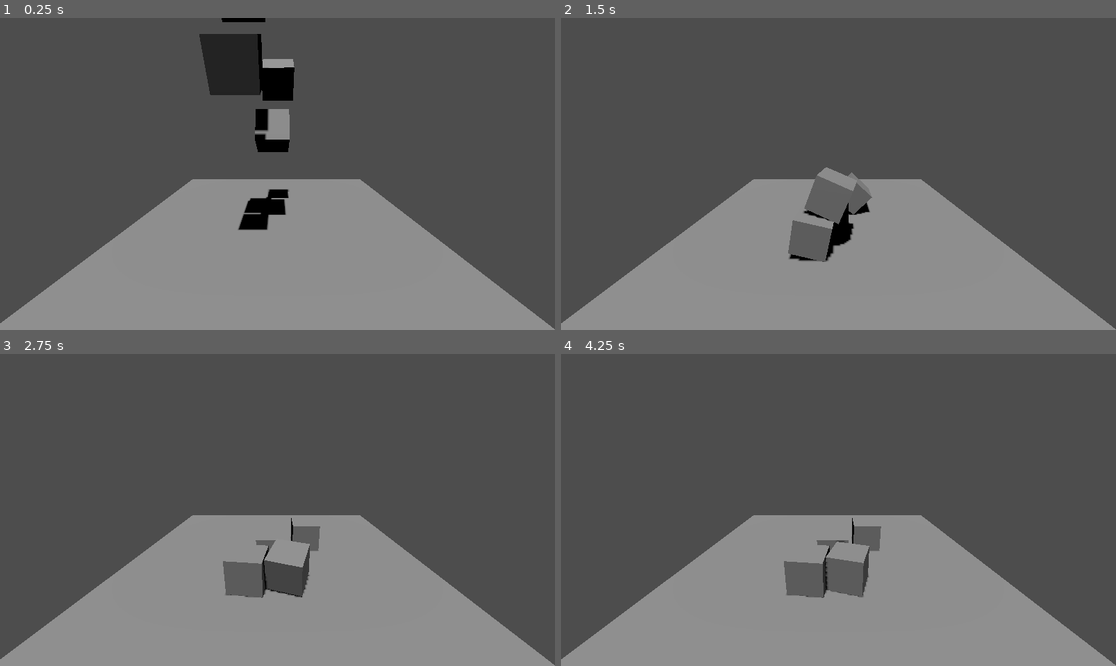
Above: before the commit, frames 1-4 (two rows, left to right).
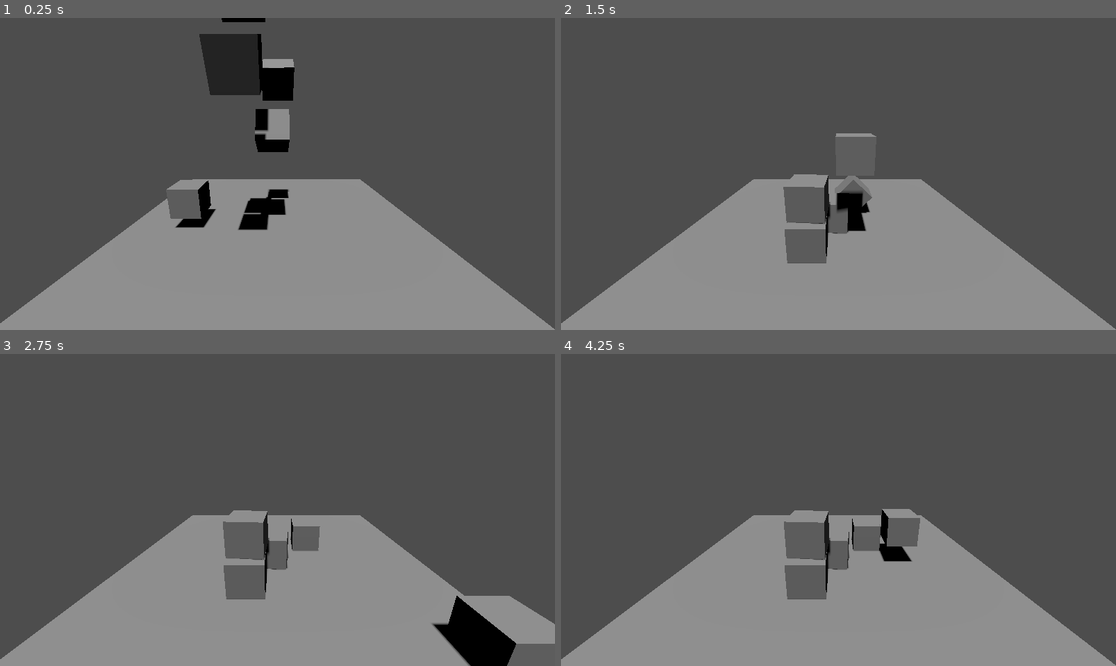
Above: after the commit, the same moments.

Repository: Dashanimus/3D_Platformer_DEMO
Game: Godot game, scene res://scn/levels/level1/level_1.tscn
The game is run twice, just before and just after one commit, with the same random seed, the same clock (stepped at 60 frames per second) and the same inputs. The project has no main scene, so this scene is started directly.
Inputs:
- Up to frame 1 (0.25 s): no input
- Up to frame 2 (1.5 s): tap Enter (ui_accept) at 0.5, 0.6, 0.77, 1.07, 1.35 s; hold Right (ui_right) 0.53-1.28 s; hold Down (ui_down) from 1.28 s (still down)
- Up to frame 3 (2.75 s): tap Enter (ui_accept) at 1.52, 1.82, 2.1 s; release Down (ui_down) at 2.03 s; hold Right (ui_right) from 2.03 s (still down)
- Up to frame 4 (4.25 s): release Right (ui_right) at 2.78 s; hold Up (ui_up) 2.78-3.53 s; tap Enter (ui_accept) at 2.85, 3.02, 3.32, 3.6, 3.77, 4.07 s; hold Left (ui_left) from 3.53 s (still down)

The runs differ from the first frame. In frame 1, 0.9% of the frame differs, in the area x 30-39%, y 51-68%; in frame 2, 2.3%; in frame 3, 5.7%, in the area x 40-100%, y 50-100%; in frame 4, 3.1%.

Commit message:
Lesson 3 Commit

Diff:
--- a/scn/levels/level1/level_1.tscn
+++ b/scn/levels/level1/level_1.tscn
@@ -1,6 +1,7 @@
-[gd_scene load_steps=4 format=3 uid="uid://bd3vna25w7f45"]
+[gd_scene load_steps=5 format=3 uid="uid://bd3vna25w7f45"]
 
 [ext_resource type="PackedScene" uid="uid://d402t4h56qfp" path="res://scn/objects/block/block.tscn" id="1_yarac"]
+[ext_resource type="PackedScene" uid="uid://vlapvm56tbkt" path="res://scn/objects/player/player.tscn" id="2_8b77e"]
 
 [sub_resource type="BoxMesh" id="BoxMesh_fgtdq"]
 size = Vector3(10, 0.5, 10)
@@ -27,14 +28,19 @@
 transform = Transform3D(1, 0, 0, 0, 0.369747, 0.929133, 0, -0.929133, 0.369747, 0, 8.03836, 0)
 shadow_enabled = true
 
-[node name="Block1" parent="." instance=ExtResource("1_yarac")]
+[node name="Blocks" type="Node3D" parent="."]
+
+[node name="Block1" parent="Blocks" instance=ExtResource("1_yarac")]
 transform = Transform3D(1, 0, 0, 0, -0.318959, -0.947768, 0, 0.947768, -0.318959, -0.775791, 5.21091, 1.77925)
 
-[node name="Block2" parent="." instance=ExtResource("1_yarac")]
+[node name="Block2" parent="Blocks" instance=ExtResource("1_yarac")]
 transform = Transform3D(0.999816, -0.00991618, 0.0164381, -7.48572e-08, -0.856267, -0.516533, 0.0191974, 0.516438, -0.856109, -0.717345, 6.96281, 1.07291)
 
-[node name="Block3" parent="." instance=ExtResource("1_yarac")]
+[node name="Block3" parent="Blocks" instance=ExtResource("1_yarac")]
 transform = Transform3D(1, 0, 0, 0, 0.856267, 0.516533, 0, -0.516533, 0.856267, -0.0783806, 3.69125, -0.0985224)
 
-[node name="Block4" parent="." instance=ExtResource("1_yarac")]
+[node name="Block4" parent="Blocks" instance=ExtResource("1_yarac")]
 transform = Transform3D(0.999816, 0.00991594, 0.0164381, 0.00151609, -0.894381, 0.447303, 0.0191374, -0.447196, -0.894231, 0.0854287, 5.32723, -0.904209)
+
+[node name="Player" parent="." instance=ExtResource("2_8b77e")]
+transform = Transform3D(1, 0, 0, 0, 1, 0, 0, 0, 1, -2.92084, 1.45633, 0)
--- /dev/null
+++ b/scn/objects/player/player.gd
@@ -0,0 +1,28 @@
+extends CharacterBody3D
+
+
+const SPEED = 5.0
+const JUMP_VELOCITY = 4.5
+
+
+func _physics_process(delta: float) -> void:
+	# Add the gravity.
+	if not is_on_floor():
+		velocity += get_gravity() * delta
+
+	# Handle jump.
+	if Input.is_action_just_pressed("ui_accept") and is_on_floor():
+		velocity.y = JUMP_VELOCITY
+
+	# Get the input direction and handle the movement/deceleration.
+	# As good practice, you should replace UI actions with custom gameplay actions.
+	var input_dir := Input.get_vector("ui_left", "ui_right", "ui_up", "ui_down")
+	var direction := (transform.basis * Vector3(input_dir.x, 0, input_dir.y)).normalized()
+	if direction:
+		velocity.x = direction.x * SPEED
+		velocity.z = direction.z * SPEED
+	else:
+		velocity.x = move_toward(velocity.x, 0, SPEED)
+		velocity.z = move_toward(velocity.z, 0, SPEED)
+
+	move_and_slide()
--- /dev/null
+++ b/scn/objects/player/player.tscn
@@ -0,0 +1,16 @@
+[gd_scene load_steps=4 format=3 uid="uid://vlapvm56tbkt"]
+
+[ext_resource type="Script" uid="uid://bu0babjqq341u" path="res://scn/objects/player/player.gd" id="1_lky7c"]
+
+[sub_resource type="BoxMesh" id="BoxMesh_7js1h"]
+
+[sub_resource type="BoxShape3D" id="BoxShape3D_lky7c"]
+
+[node name="Player" type="CharacterBody3D"]
+script = ExtResource("1_lky7c")
+
+[node name="MeshInstance3D" type="MeshInstance3D" parent="."]
+mesh = SubResource("BoxMesh_7js1h")
+
+[node name="CollisionShape3D" type="CollisionShape3D" parent="."]
+shape = SubResource("BoxShape3D_lky7c")
Not shown, added: scn/objects/player/player.gd.uid
